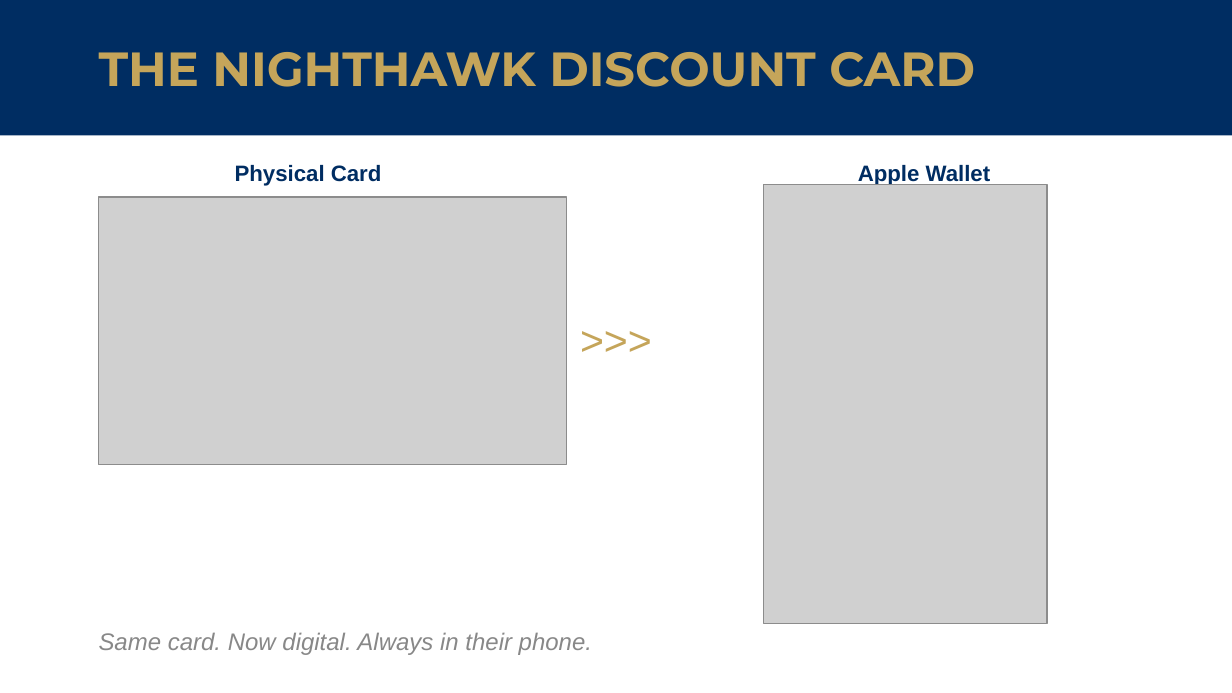
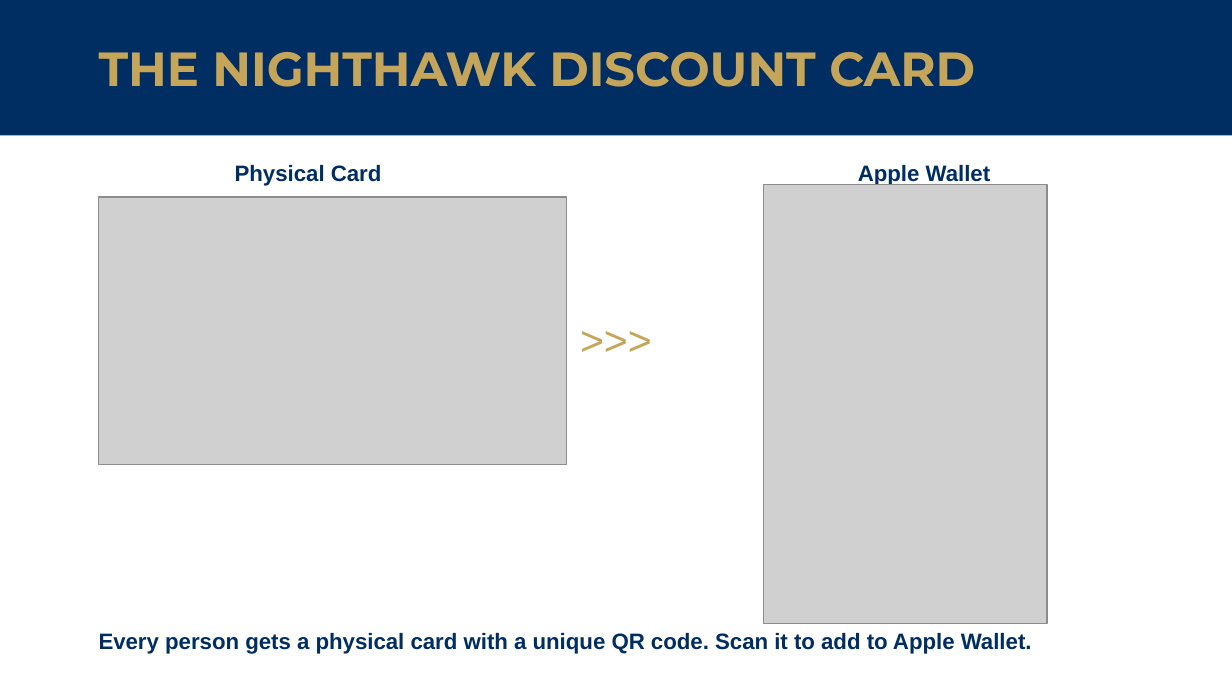
Before and after one commit to hoserR9/school-discount-pass, a slide deck: slide 2 of pitch/Del-Norte-Nighthawk-Sponsor-Pitch.pptx. Drawn at 1232x693 pixels with LibreOffice and Linux fonts; fonts in the diff are those of the drawing; grey boxes stand for pictures. Boxes give left, top, right and bottom in pixels: in the first picture for what was removed or moved away, otherwise in the second. Text is boxed around its words. In the diff, an @@ line names an element or a change of style, - is before the commit and + after.

```diff
--- a/pitch/Del-Norte-Nighthawk-Sponsor-Pitch.pptx
+++ b/pitch/Del-Norte-Nighthawk-Sponsor-Pitch.pptx
@@ text at (99, 633, 1032, 654): text changed; size 14 to 13 pt; text colour #888888 to #002D62; bold on; italic off @@
-Same card. Now digital. Always in their phone.
+Every person gets a physical card with a unique QR code. Scan it to add to Apple Wallet.
```
Also in this commit, not shown: 2 other slides changed, 2 slides added, 3 other files.
